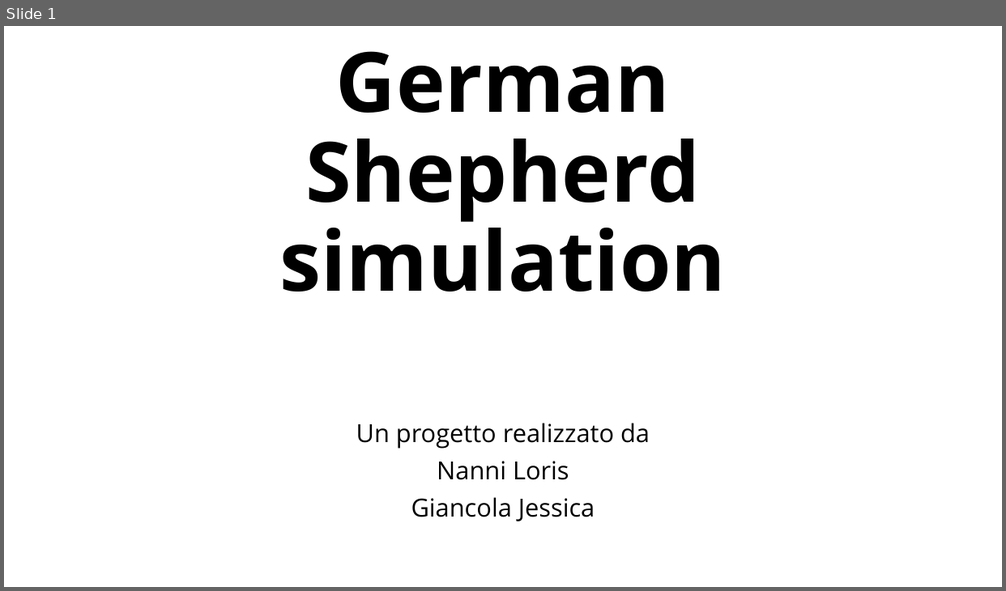
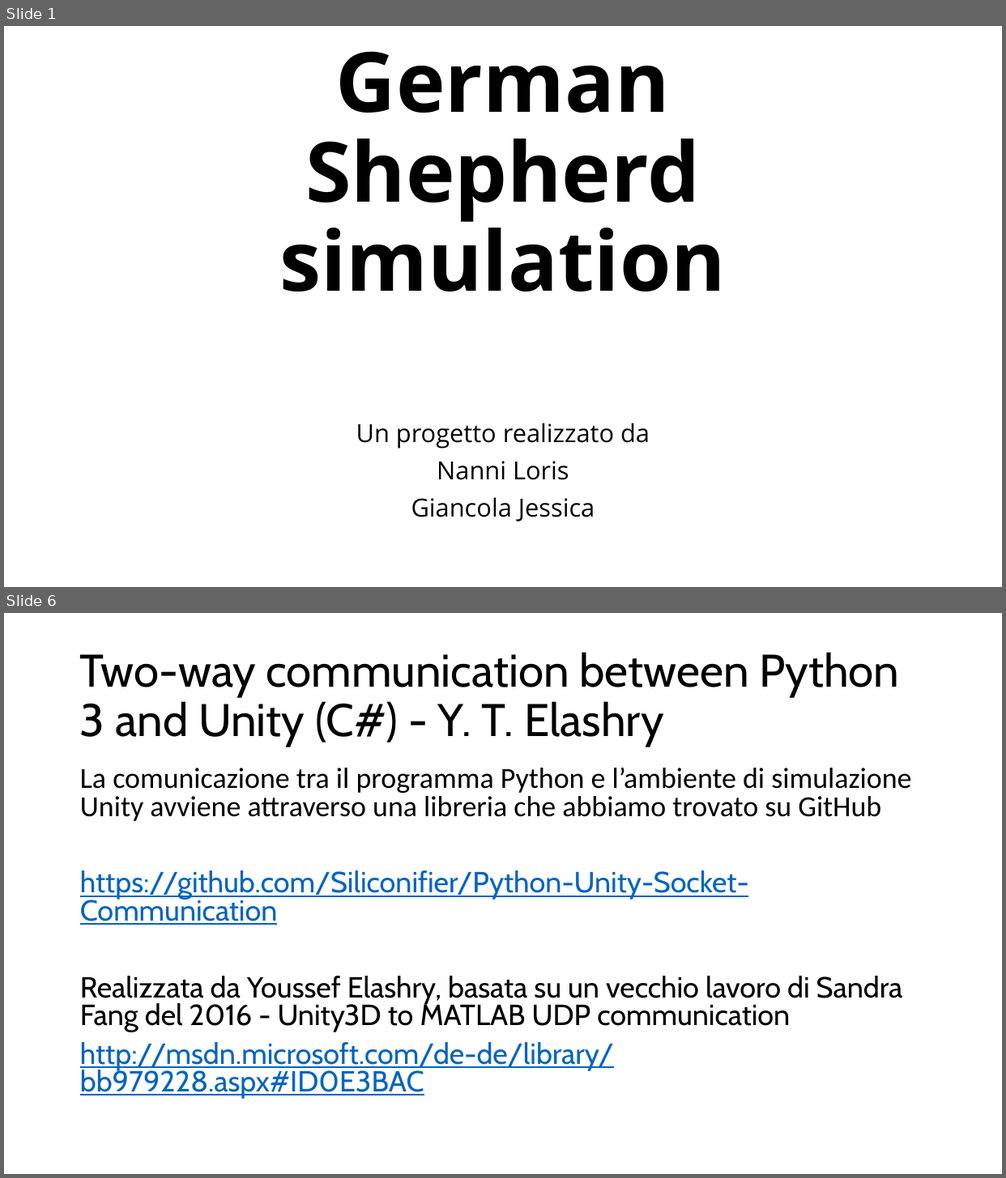
Before and after one commit to LorisNanni91/ProgettoRobotica, a slide deck: Presentazione progetto.pptx. Shown one above the other, each under a label of ours: slide 1 before the commit, slides 1 and 6 after it; the slides between them are not shown. The pictures are 1006x591 and 1006x1178 pixels, drawn with LibreOffice and Linux fonts; fonts in the diff are those of the drawing. Boxes give left, top, right and bottom in pixels: in the first picture for what was removed or moved away, otherwise in the second. Text is boxed around its words. In the diff, an @@ line names an element or a change of style, - is before the commit and + after.

```diff
--- a/Presentazione progetto.pptx
+++ b/Presentazione progetto.pptx
@@ slide 6 added at bbox=[4, 613, 1002, 1174], background #FFFFFF @@
@@ title added at bbox=[80, 652, 899, 747], 44 pt, text #000000 @@
+Two-way communication between Python 3 and Unity (C#) - Y. T. Elashry
@@ text added at bbox=[80, 768, 911, 1099], 28 pt, text #000000 @@
+La comunicazione tra il programma Python e l’ambiente di simulazione Unity avviene attraverso una libreria che abbiamo trovato su GitHub
+https://github.com/Siliconifier/Python-Unity-Socket-Communication
+Realizzata da Youssef Elashry, basata su un vecchio lavoro di Sandra Fang del 2016 - Unity3D to MATLAB UDP communication
+http://msdn.microsoft.com/de-de/library/bb979228.aspx#ID0E3BAC
```
Also in this commit, not shown: 1 slide changed, 11 other slides added, 1 slide removed, 54 other files.
